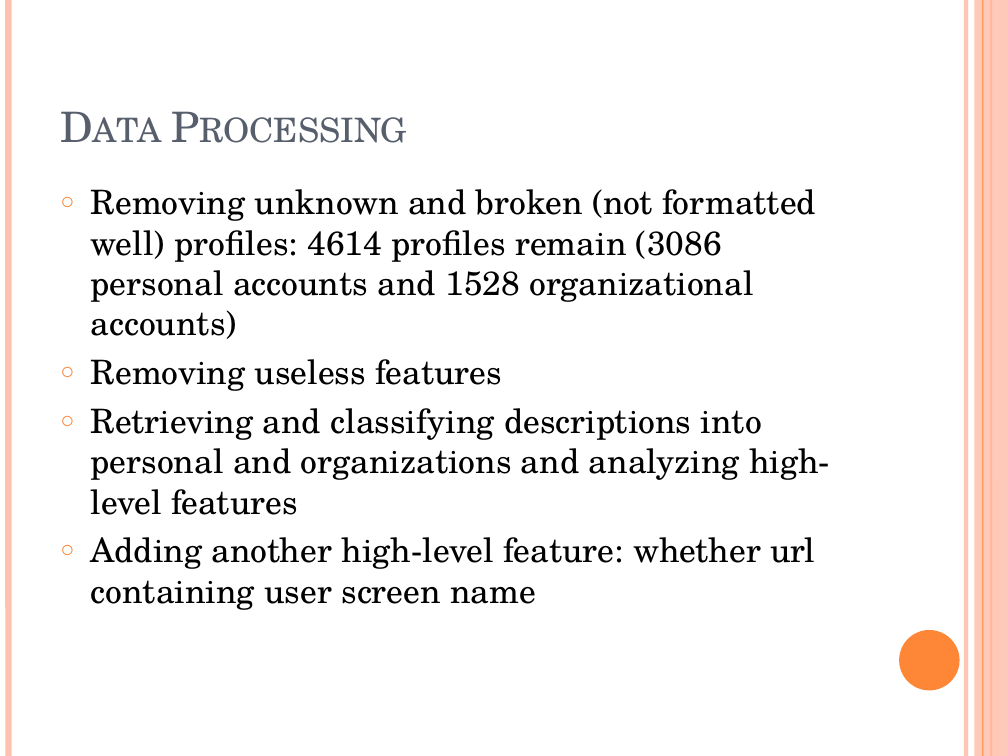
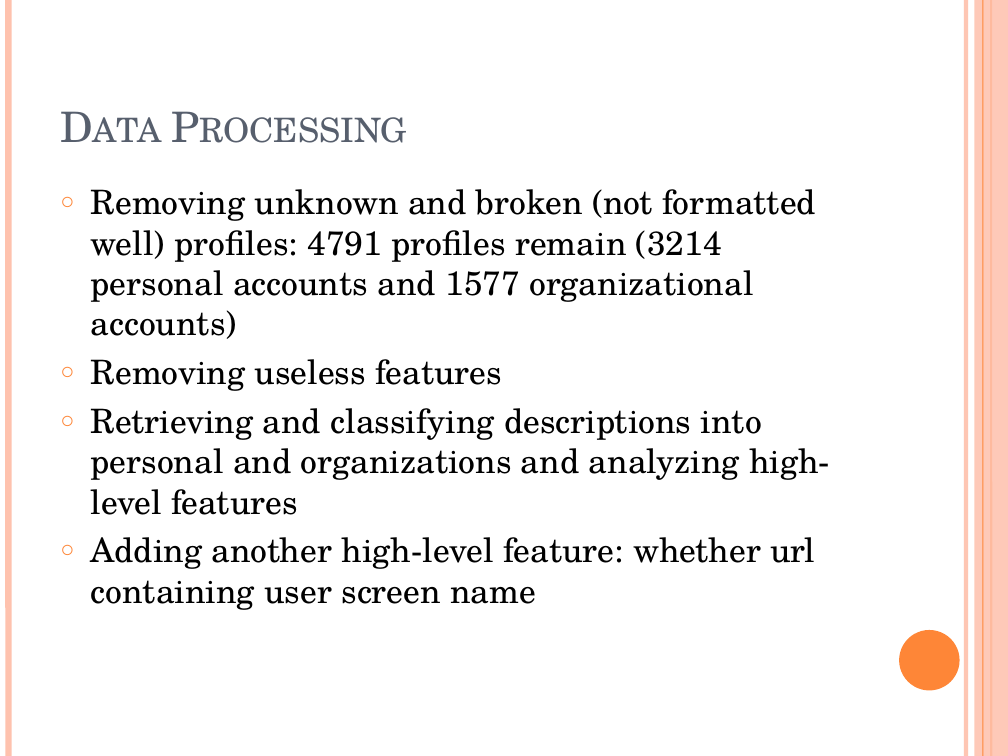
Before and after one commit to ttang10/Organization_Detection_ML, a slide deck: slide 9 of Organization Detection.pptx. Drawn at 1008x756 pixels with LibreOffice and Linux fonts; fonts in the diff are those of the drawing. Boxes give left, top, right and bottom in pixels: in the first picture for what was removed or moved away, otherwise in the second. Text is boxed around its words. In the diff, an @@ line names an element or a change of style, - is before the commit and + after.

```diff
--- a/Organization Detection.pptx
+++ b/Organization Detection.pptx
@@ text at (91, 189, 816, 339): text changed @@
-○ Removing unknown and broken (not formatted well) profiles: 4614 profiles remain (3086 personal accounts and 1528 organizational accounts)
+○ Removing unknown and broken (not formatted well) profiles: 4791 profiles remain (3214 personal accounts and 1577 organizational accounts)
```
Also in this commit, not shown: 4 other slides changed, 34 other files.
